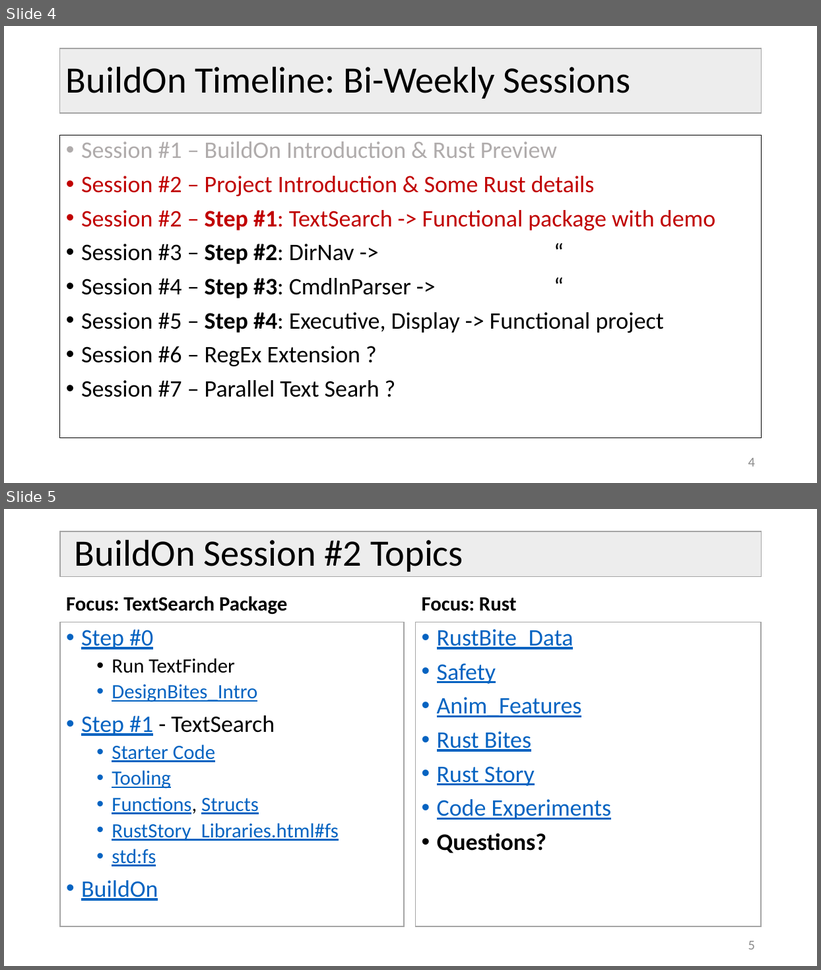
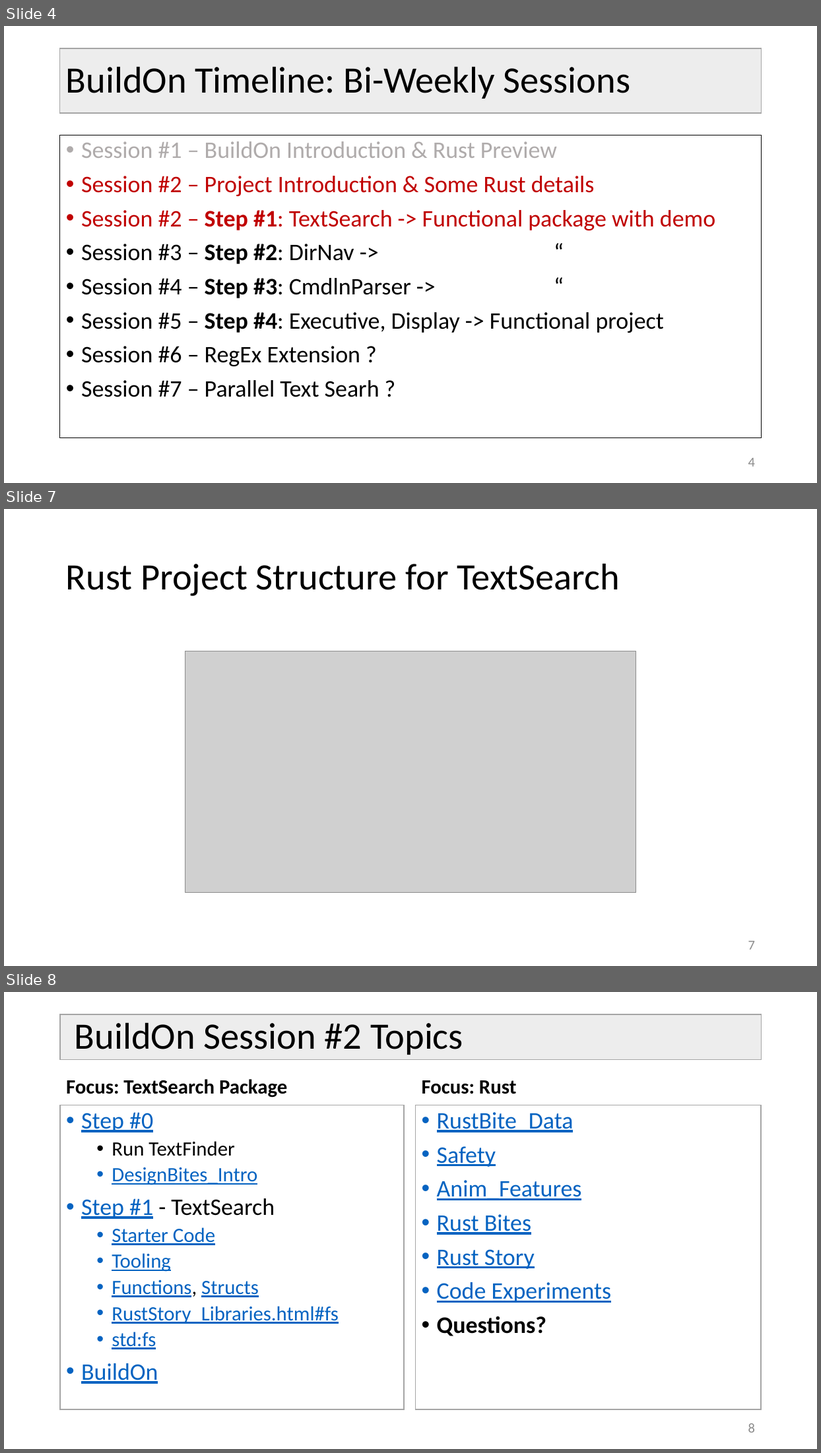
Before and after one commit to JimFawcett/JimFawcett.github.io, a slide deck: Resources/Build-On-2.pptx. Shown one above the other, each under a label of ours: slides 4 and 5 before the commit, slides 4, 7 and 8 after it; the slides between them are not shown. The pictures are 821x970 and 821x1453 pixels, drawn with LibreOffice and Linux fonts; fonts in the diff are those of the drawing; grey boxes stand for pictures. Boxes give left, top, right and bottom in pixels: in the first picture for what was removed or moved away, otherwise in the second. Text is boxed around its words. In the diff, an @@ line names an element or a change of style, - is before the commit and + after.

```diff
--- a/Resources/Build-On-2.pptx
+++ b/Resources/Build-On-2.pptx
@@ slide 7 added at (4, 509, 817, 966), background #FFFFFF @@
@@ title added at (66, 563, 620, 596), 44 pt, text #000000 @@
+Rust Project Structure for TextSearch
@@ picture added at (185, 651, 636, 892) @@
@@ page number added at (748, 941, 755, 950), 16 pt, text #8C8C8C @@
+7
@@ what was slide 5 is now slide 8 @@
@@ page number at (748, 1424, 755, 1433): text changed @@
-5
+8
```
Also in this commit, not shown: 2 other slides added, 9 other files.
